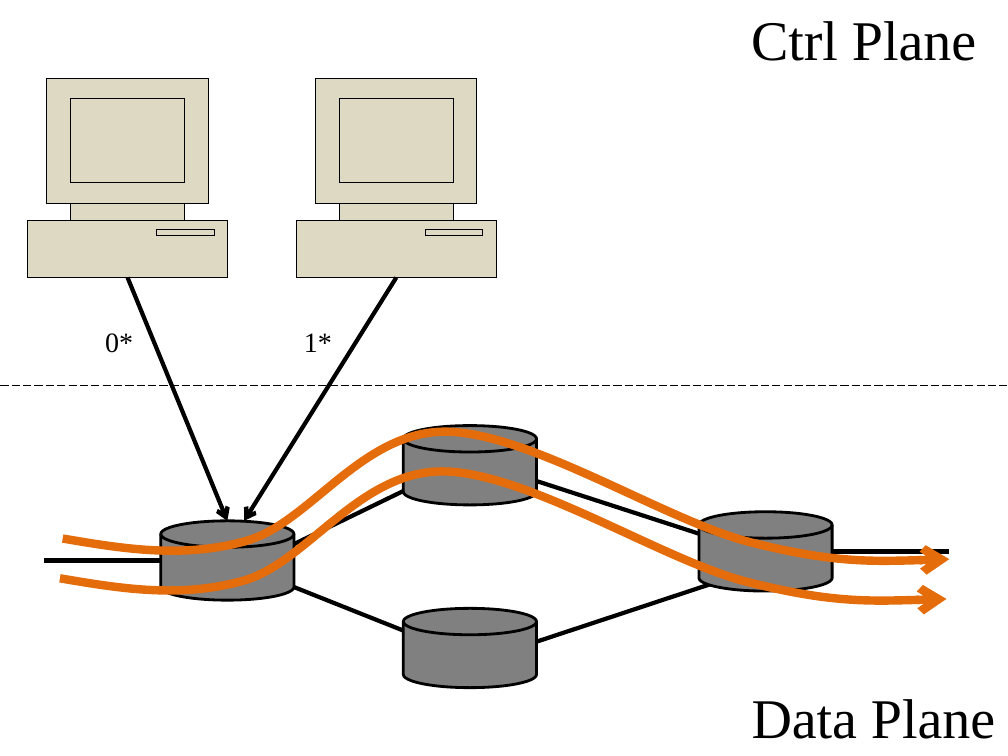
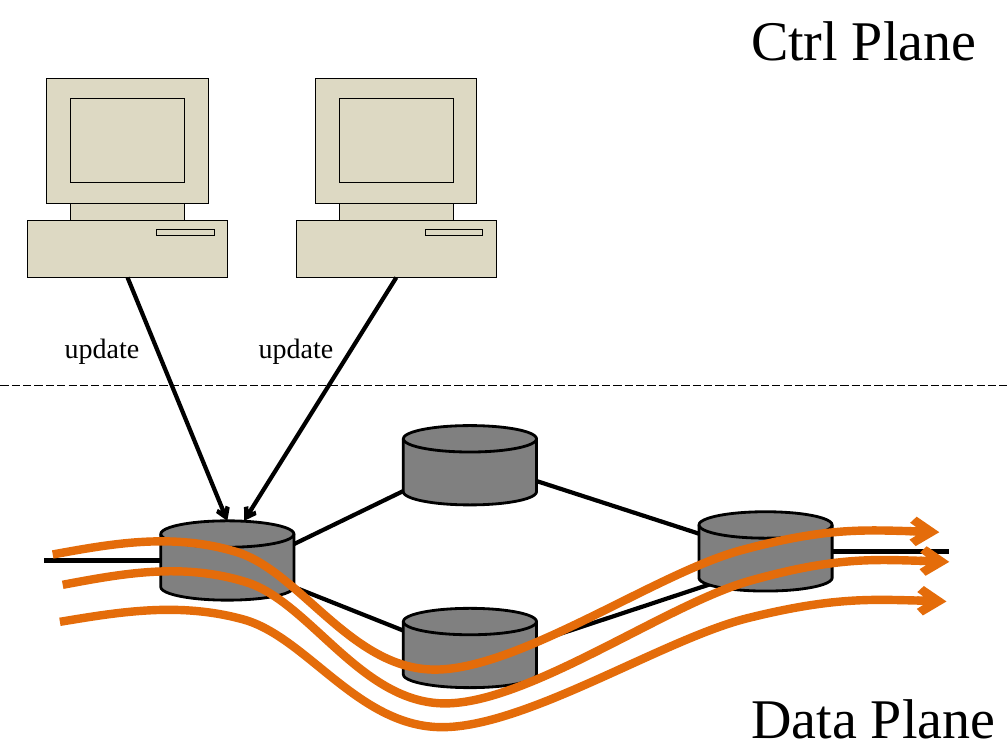
Before and after one commit to pkouznet/stn-of, a slide deck: slide 1 of loadbal.pptx. Drawn at 1008x756 pixels with LibreOffice and Linux fonts; fonts in the diff are those of the drawing. Boxes give left, top, right and bottom in pixels: in the first picture for what was removed or moved away, otherwise in the second. Text is boxed around its words. In the diff, an @@ line names an element or a change of style, - is before the commit and + after.

```diff
--- a/loadbal.pptx
+++ b/loadbal.pptx
@@ text at [65, 338, 140, 364]: text changed @@
-0*
+update
@@ text added at [259, 338, 334, 364], 20 pt, text #000000 @@
+update
@@ text removed at [304, 333, 332, 352] @@
-1*
@@ freeform shape added at [52, 531, 939, 670], outline #E46C0A 6 pt @@
@@ freeform shape: place and size @@
-freeform shape at [62, 431, 950, 560]
+freeform shape at [62, 560, 950, 704]
@@ freeform shape: place and size @@
-freeform shape at [60, 472, 948, 601]
+freeform shape at [60, 600, 948, 727]
```
Also in this commit, not shown: 4 other files.
